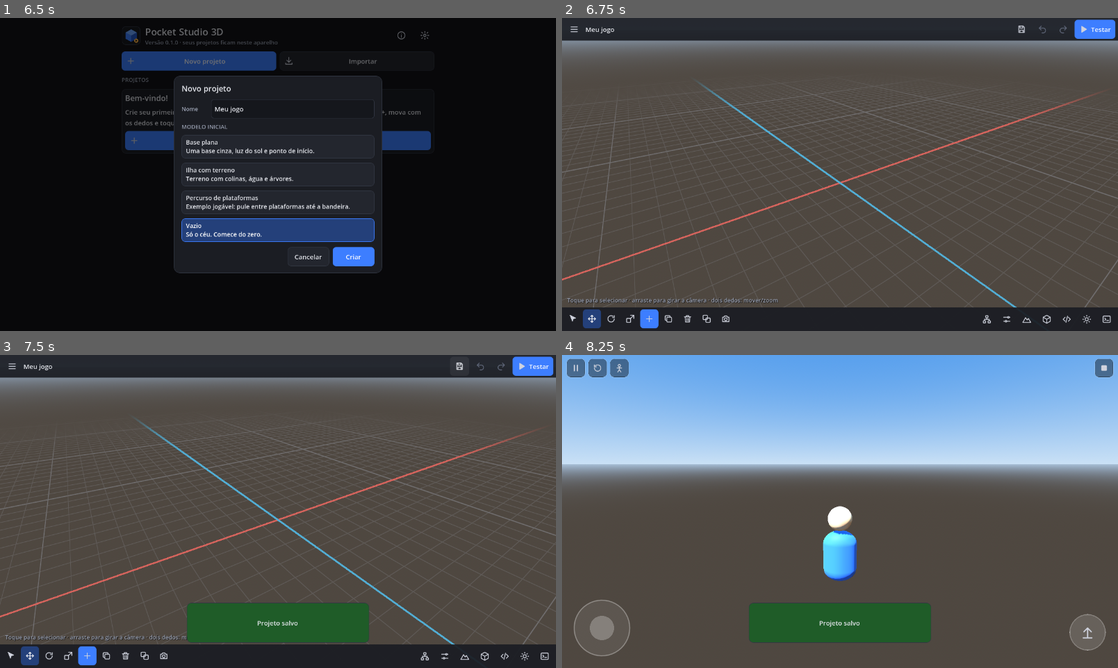
Above: before the commit, frames 1-4 (two rows, left to right).
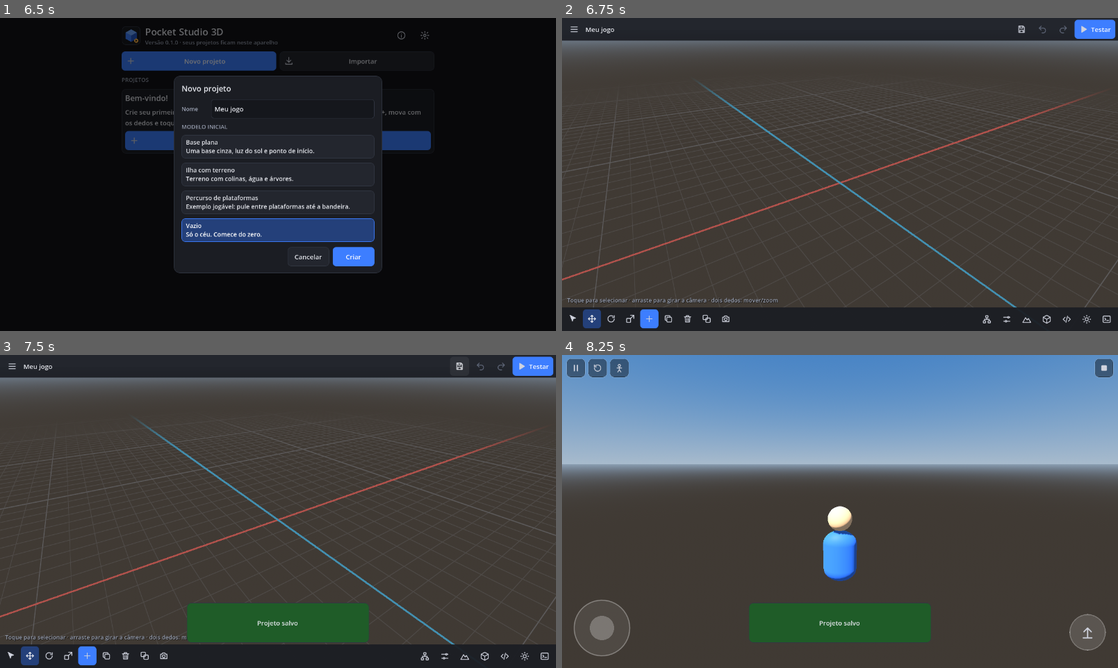
Above: after the commit, the same moments.

Repository: IN-PS/Only-codespace
Game: Godot game, scene res://scenes/main.tscn
The game is run twice, just before and just after one commit, with the same random seed, the same clock (stepped at 60 frames per second) and the same inputs.
Inputs (mouse positions are in pixels of both pictures, inside the frame that each line leads up to):
- Up to frame 1 (6.5 s): click (400, 36) at 0.52 s; click (422, 36) at 1.27 s; click "Novo projeto" at 2 s; click "Importar" at 2.75 s; click "Criar o primeiro projeto" at 3.5 s; click "Base plana Uma base cinza, lu…" at 4.25 s; click "Percurso de plataformas Exemp…" at 5 s; click "Vazio Só o céu. Comece do zer…" at 5.75 s
- Up to frame 2 (6.75 s): click "Criar" at 6.5 s
- Up to frame 3 (7.5 s): click (461, 367) at 7.27 s
- Up to frame 4 (8.25 s): click "Testar" at 8 s

Frame 1 is identical in both runs. In frame 2, 1.1% of the frame differs, in the area x 0-100%, y 7-93%; in frame 3, 1.1%; in frame 4, 38%, in the area x 0-100%, y 0-72%.

Commit message:
Iluminação corrigida e seletor de cor enxuto
- tonemap Filmic com white=6 (antes estourava as cores) e luz ambiente
  neutra por predefinição de céu (o ambiente do céu deixava tudo azulado)
- seletor de cor sem amostras, modos e conta-gotas (só o essencial, sem
  textos em inglês do motor)
- ferramentas de captura de popups e de comparação de luz

Co-Authored-By: Claude Opus 5.5 <noreply@anthropic.com>
Claude-Session: https://claude.ai/code/session_01NaiBqEgZHuJiAVp85Lqe35

Diff:
--- a/src/ui/ui.gd
+++ b/src/ui/ui.gd
@@ -147,6 +147,13 @@
 	b.custom_minimum_size = Vector2(56, PSTheme.TOUCH)
 	b.focus_mode = Control.FOCUS_NONE
 	b.size_flags_horizontal = Control.SIZE_EXPAND_FILL
+	# Seletor enxuto para o celular: sem amostras, modos de cor nem conta-gotas.
+	var picker := b.get_picker()
+	picker.presets_visible = false
+	picker.color_modes_visible = false
+	picker.sampler_visible = false
+	picker.can_add_swatches = false
+	picker.edit_intensity = false
 	return b
 
 
--- a/src/world/world.gd
+++ b/src/world/world.gd
@@ -849,10 +849,10 @@
 # --------------------------------------------------------------------------
 
 const SKY_PRESETS := {
-	"day": {"top": Color(0.22, 0.45, 0.85), "horizon": Color(0.66, 0.78, 0.92), "ground": Color(0.25, 0.23, 0.21), "sun": Color(1.0, 0.96, 0.9), "sun_mult": 1.0, "amb_mult": 1.0},
-	"sunset": {"top": Color(0.22, 0.24, 0.5), "horizon": Color(0.98, 0.58, 0.32), "ground": Color(0.22, 0.17, 0.16), "sun": Color(1.0, 0.7, 0.45), "sun_mult": 0.8, "amb_mult": 0.8},
-	"night": {"top": Color(0.01, 0.02, 0.06), "horizon": Color(0.07, 0.09, 0.17), "ground": Color(0.03, 0.03, 0.04), "sun": Color(0.6, 0.7, 1.0), "sun_mult": 0.15, "amb_mult": 0.35},
-	"overcast": {"top": Color(0.52, 0.55, 0.6), "horizon": Color(0.72, 0.74, 0.77), "ground": Color(0.3, 0.3, 0.3), "sun": Color(0.9, 0.92, 0.95), "sun_mult": 0.35, "amb_mult": 1.2},
+	"day": {"top": Color(0.22, 0.45, 0.85), "horizon": Color(0.66, 0.78, 0.92), "ground": Color(0.25, 0.23, 0.21), "sun": Color(1.0, 0.96, 0.9), "sun_mult": 1.0, "amb": Color(0.62, 0.66, 0.72), "amb_mult": 1.0},
+	"sunset": {"top": Color(0.22, 0.24, 0.5), "horizon": Color(0.98, 0.58, 0.32), "ground": Color(0.22, 0.17, 0.16), "sun": Color(1.0, 0.7, 0.45), "sun_mult": 0.9, "amb": Color(0.62, 0.5, 0.5), "amb_mult": 0.9},
+	"night": {"top": Color(0.01, 0.02, 0.06), "horizon": Color(0.07, 0.09, 0.17), "ground": Color(0.03, 0.03, 0.04), "sun": Color(0.6, 0.7, 1.0), "sun_mult": 0.18, "amb": Color(0.3, 0.36, 0.55), "amb_mult": 0.5},
+	"overcast": {"top": Color(0.52, 0.55, 0.6), "horizon": Color(0.72, 0.74, 0.77), "ground": Color(0.3, 0.3, 0.3), "sun": Color(0.9, 0.92, 0.95), "sun_mult": 0.35, "amb": Color(0.72, 0.74, 0.77), "amb_mult": 1.3},
 }
 
 
@@ -871,10 +871,13 @@
 	var env := Environment.new()
 	env.background_mode = Environment.BG_SKY
 	env.sky = sky
-	env.ambient_light_source = Environment.AMBIENT_SOURCE_SKY
+	# Luz ambiente de cor neutra (a do céu deixava tudo azulado demais).
+	env.ambient_light_source = Environment.AMBIENT_SOURCE_COLOR
+	env.ambient_light_color = preset["amb"]
 	env.ambient_light_energy = float(env_data["ambient"]) * float(preset["amb_mult"])
 	env.reflected_light_source = Environment.REFLECTION_SOURCE_SKY
 	env.tonemap_mode = Environment.TONE_MAPPER_FILMIC
+	env.tonemap_white = 6.0
 	env.fog_enabled = bool(env_data["fog"])
 	env.fog_density = float(env_data["fog_density"])
 	env.fog_light_color = preset["horizon"]
--- /dev/null
+++ b/tools/light_test.gd
@@ -0,0 +1,30 @@
+extends Node
+## Compara variações de luz ambiente (ferramenta de desenvolvimento).
+var out_dir := "user://shots"
+
+func _ready() -> void:
+	for a in OS.get_cmdline_user_args():
+		if a.begins_with("--shots="):
+			out_dir = a.get_slice("=", 1)
+	var w := PSWorld.new(PSWorld.Mode.EDIT)
+	add_child(w)
+	var data := PSTemplates.create("empty", "Luz")
+	data["objects"].append(PSPrefabs.instantiate("house", Vector3(0, 0, -3))[0])
+	for d in PSPrefabs.instantiate("house", Vector3(0, 0, -3)):
+		data["objects"].append(d)
+	w.load_project(data)
+	var cam := PSEditorCamera.new()
+	add_child(cam)
+	cam.pivot = Vector3(0, 1, -2)
+	cam.distance = 14
+	cam.set_view("iso")
+	cam.make_current()
+	for sky in ["day", "sunset", "night", "overcast"]:
+		var e := PSData.default_environment()
+		e["sky"] = sky
+		w.apply_environment(e)
+		for i in 5:
+			await get_tree().process_frame
+		await RenderingServer.frame_post_draw
+		get_viewport().get_texture().get_image().save_png(out_dir.path_join("sky_%s.png" % sky))
+	get_tree().quit()
--- /dev/null
+++ b/tools/light_test.tscn
@@ -0,0 +1,6 @@
+[gd_scene load_steps=2 format=3]
+
+[ext_resource type="Script" path="res://tools/light_test.gd" id="1"]
+
+[node name="LightTest" type="Node"]
+script = ExtResource("1")
--- /dev/null
+++ b/tools/popup_shots.gd
@@ -0,0 +1,55 @@
+extends Node
+## Captura dos popups (seletor de cor, menu suspenso) no tamanho de celular.
+
+var out_dir := "user://shots"
+
+
+func _ready() -> void:
+	for a in OS.get_cmdline_user_args():
+		if a.begins_with("--shots="):
+			out_dir = a.get_slice("=", 1)
+	var main = load("res://scenes/main.tscn").instantiate()
+	get_tree().root.add_child.call_deferred(main)
+	await get_tree().process_frame
+	await get_tree().process_frame
+	var pid := PSProjectStore.create_project("Popups", PSTemplates.create("empty", "Popups"))
+	main._open_project(pid, false)
+	await _frames(5)
+	var ed: PSEditor = main.editor
+	ed.add_primitive("part", {"shape": "box"})
+	ed.show_panel("inspector")
+	await _frames(3)
+	var insp: PSInspectorPanel = ed.panels["inspector"]
+	var cb := _find(insp, ColorPickerButton) as ColorPickerButton
+	cb.get_popup().popup()
+	cb.get_popup().position = Vector2i(0, 0)
+	await _shot("p1_color_picker")
+	cb.get_popup().hide()
+	var opt := _find(insp, OptionButton) as OptionButton
+	opt.show_popup()
+	await _shot("p2_option_popup")
+	opt.get_popup().hide()
+	PSProjectStore.delete_project(pid)
+	get_tree().quit()
+
+
+func _find(node: Node, cls) -> Node:
+	for c in node.get_children():
+		if is_instance_of(c, cls):
+			return c
+		var r := _find(c, cls)
+		if r:
+			return r
+	return null
+
+
+func _frames(n: int) -> void:
+	for i in n:
+		await get_tree().process_frame
+
+
+func _shot(name: String) -> void:
+	await _frames(4)
+	await RenderingServer.frame_post_draw
+	get_viewport().get_texture().get_image().save_png(out_dir.path_join(name + ".png"))
+	print("captura: ", name)
--- /dev/null
+++ b/tools/popup_shots.tscn
@@ -0,0 +1,6 @@
+[gd_scene load_steps=2 format=3]
+
+[ext_resource type="Script" path="res://tools/popup_shots.gd" id="1"]
+
+[node name="PopupShots" type="Node"]
+script = ExtResource("1")
